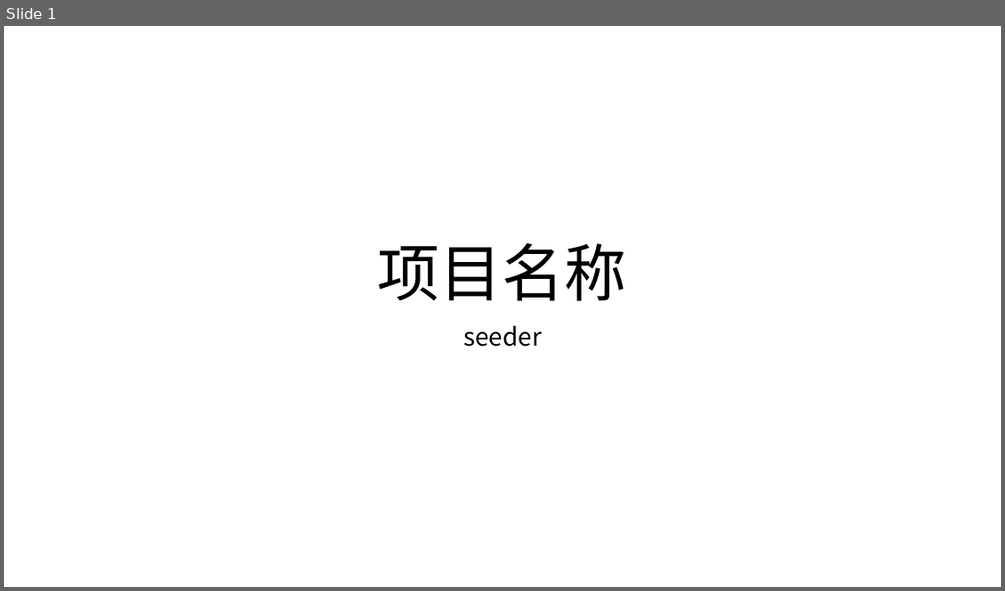
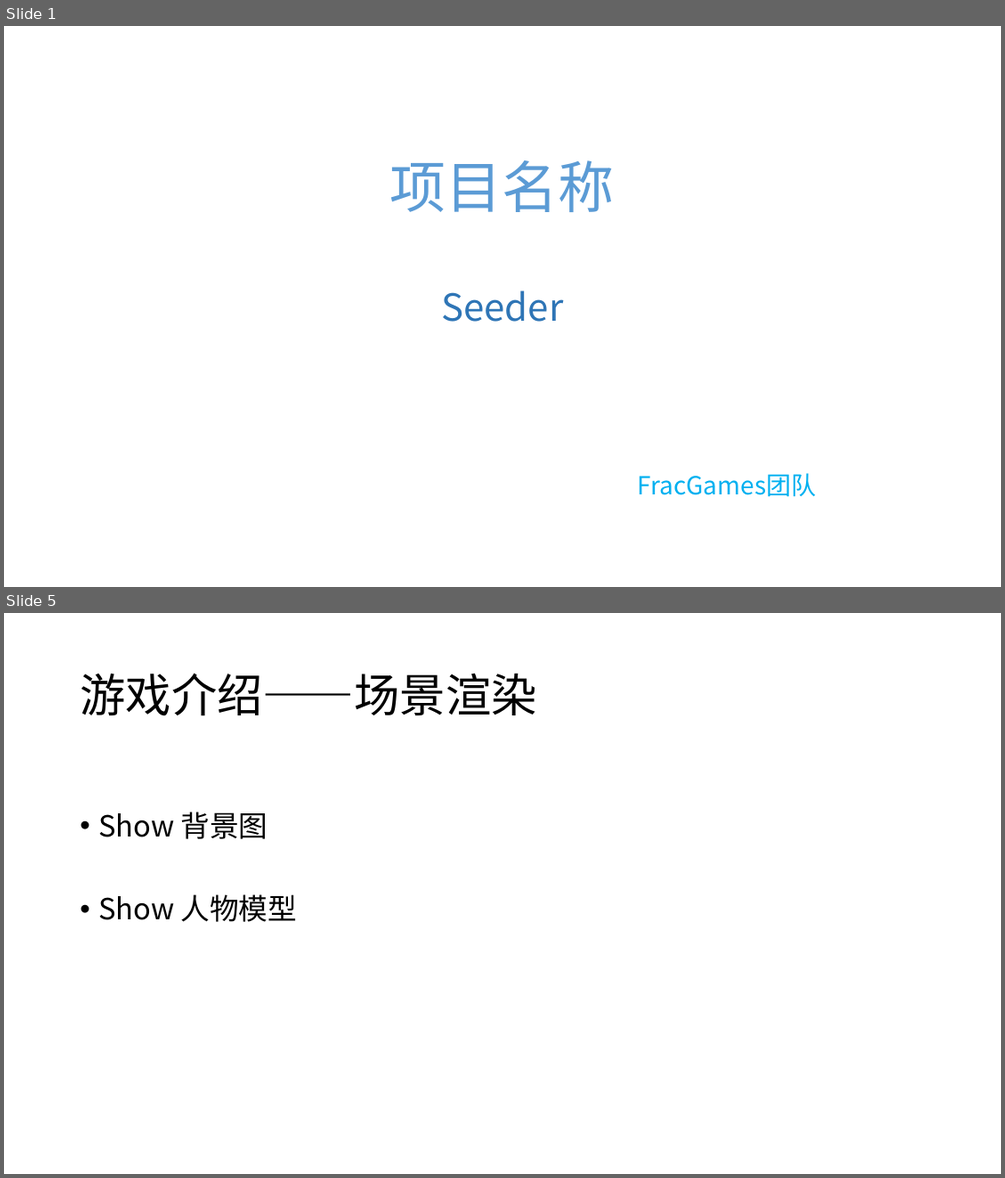
Before and after one commit to fracgames/fracgames.github.io, a slide deck: Presentation/Presentation.pptx. Shown one above the other, each under a label of ours: slide 1 before the commit, slides 1 and 5 after it; the slides between them are not shown. The pictures are 1005x591 and 1005x1178 pixels, drawn with LibreOffice and Linux fonts; fonts in the diff are those of the drawing. Boxes give left, top, right and bottom in pixels: in the first picture for what was removed or moved away, otherwise in the second. Text is boxed around its words. In the diff, an @@ line names an element or a change of style, - is before the commit and + after.

```diff
--- a/Presentation/Presentation.pptx
+++ b/Presentation/Presentation.pptx
@@ slide 5 added at <box>4,613,1001,1174</box>, background #FFFFFF @@
@@ title added at <box>80,673,537,716</box>, 44 pt, text #000000 @@
+游戏介绍——场景渲染
@@ text added at <box>98,811,298,922</box>, 28 pt, text #000000 @@
+• Show 背景图
+• Show 人物模型
@@ slide 1 changed as well @@
@@ text "项目名称": place and size @@
-text "项目名称" at <box>378,243,627,301</box>
+text "项目名称" at <box>390,160,615,212</box>
@@ text "项目名称" at <box>390,160,615,212</box>: size 60 to 54 pt, text colour #000000 to gradient #1F4E79 to #5B9BD5 to #9DC3E6; line spacing 0.9 to 1; vertical alignment bottom to top @@
@@ subtitle at <box>441,290,817,497</box>: text changed; text colour #000000 to #00B0F0 @@
-seeder
+Seeder
+FracGames团队
```
Also in this commit, not shown: 7 other slides added, 5 slides removed, 1 other file.
